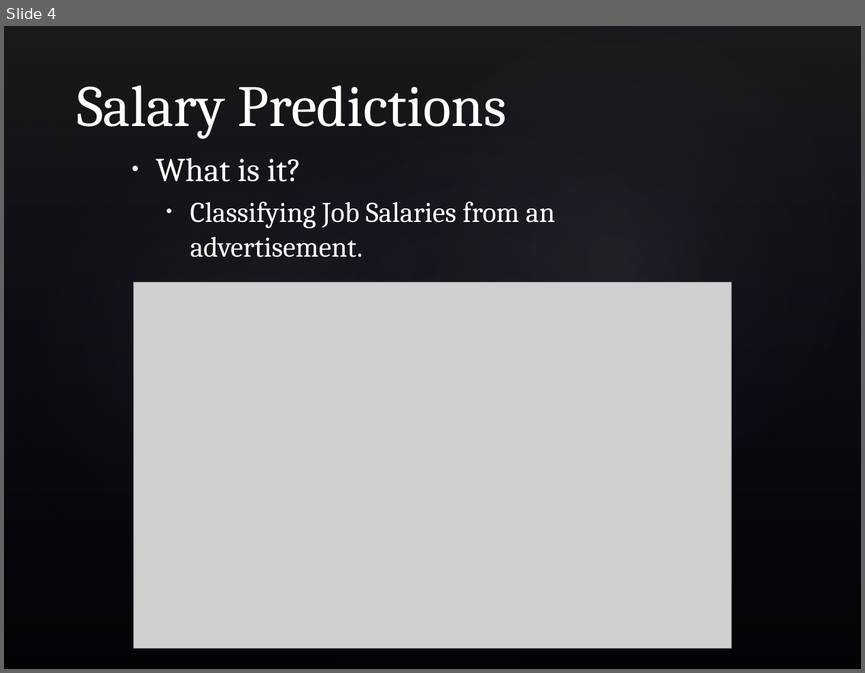
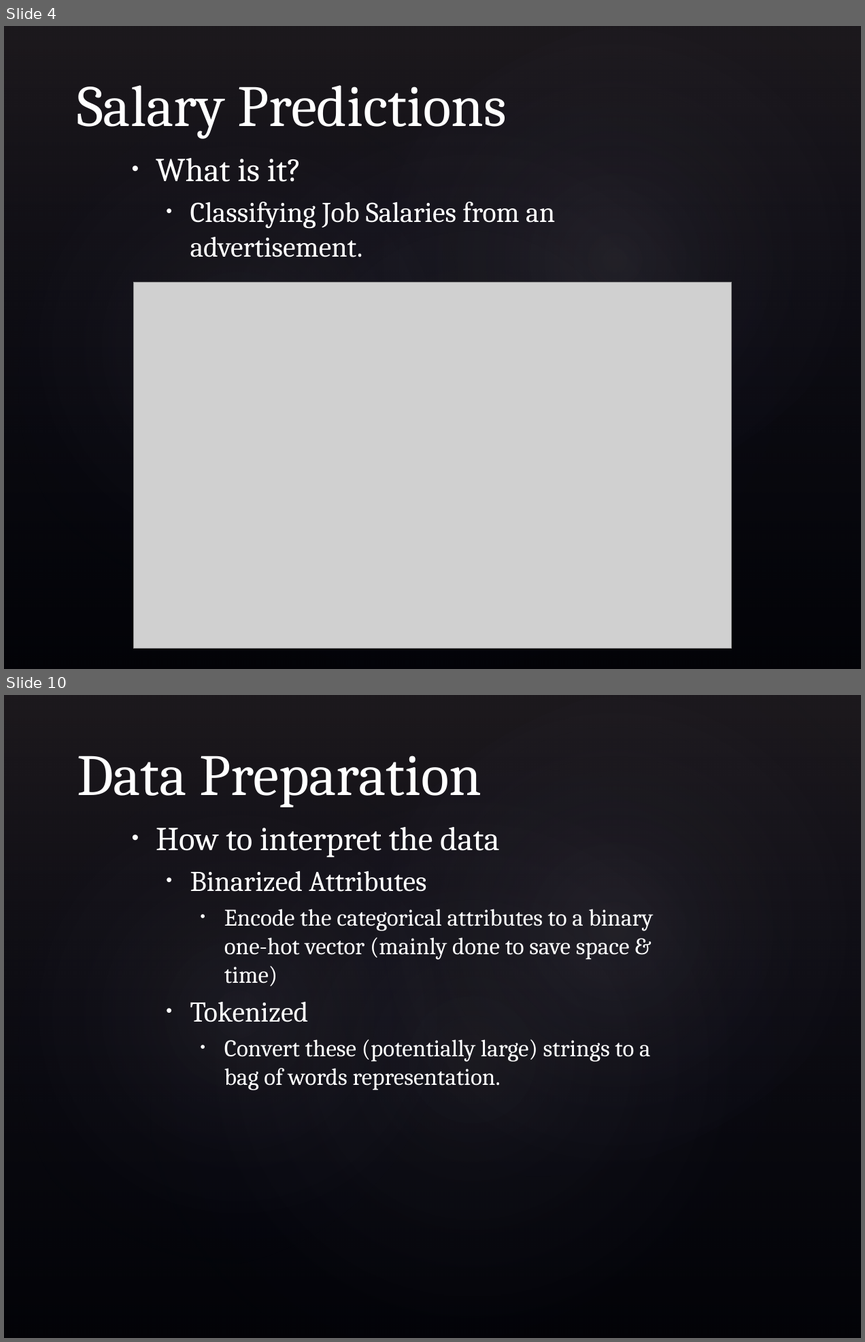
Before and after one commit to bradens/adzuna-competition, a slide deck: presentation.pptx. Shown one above the other, each under a label of ours: slide 4 before the commit, slides 4 and 10 after it; the slides between them are not shown. The pictures are 865x673 and 865x1342 pixels, drawn with LibreOffice and Linux fonts; fonts in the diff are those of the drawing; grey boxes stand for pictures; background and template pictures are left out. Boxes give left, top, right and bottom in pixels: in the first picture for what was removed or moved away, otherwise in the second. Text is boxed around its words. In the diff, an @@ line names an element or a change of style, - is before the commit and + after.

```diff
--- a/presentation.pptx
+++ b/presentation.pptx
@@ slide 10 added at (4, 695, 861, 1338), background picture (left out); not listed: 4 template elements that a slide beside it also shows @@
@@ title added at (77, 756, 481, 807), 49 pt, text #FFFFFF @@
+Data Preparation
@@ text added at (156, 827, 653, 1090), 20 pt, text #FFFFFF @@
+• How to interpret the data
+  • Binarized Attributes
+    • Encode the categorical attributes to a binary one-hot vector (mainly done to save space & time)
+  • Tokenized
+    • Convert these (potentially large) strings to a bag of words representation.
```
Also in this commit, not shown: 7 other slides added, 1 slide removed, 1 other file.
